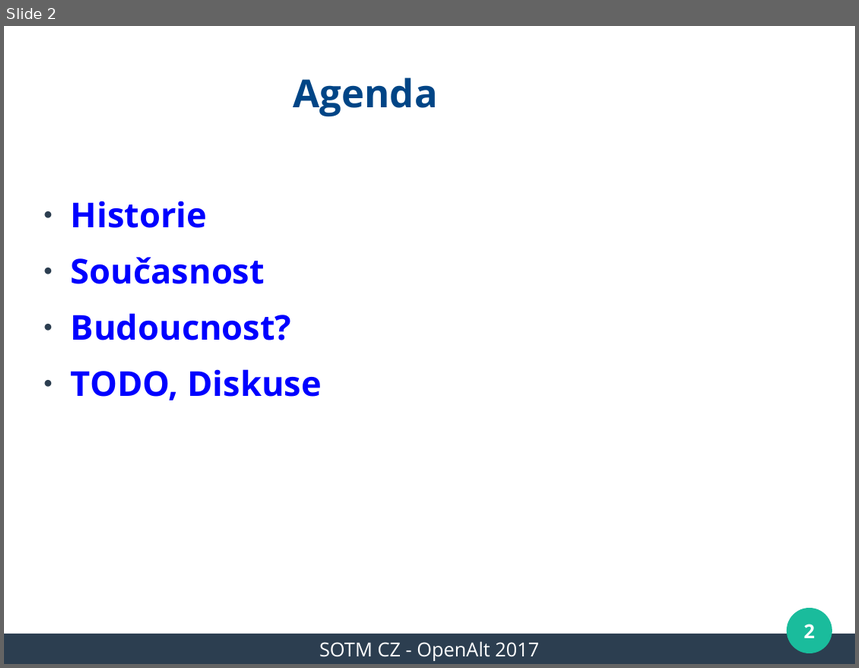
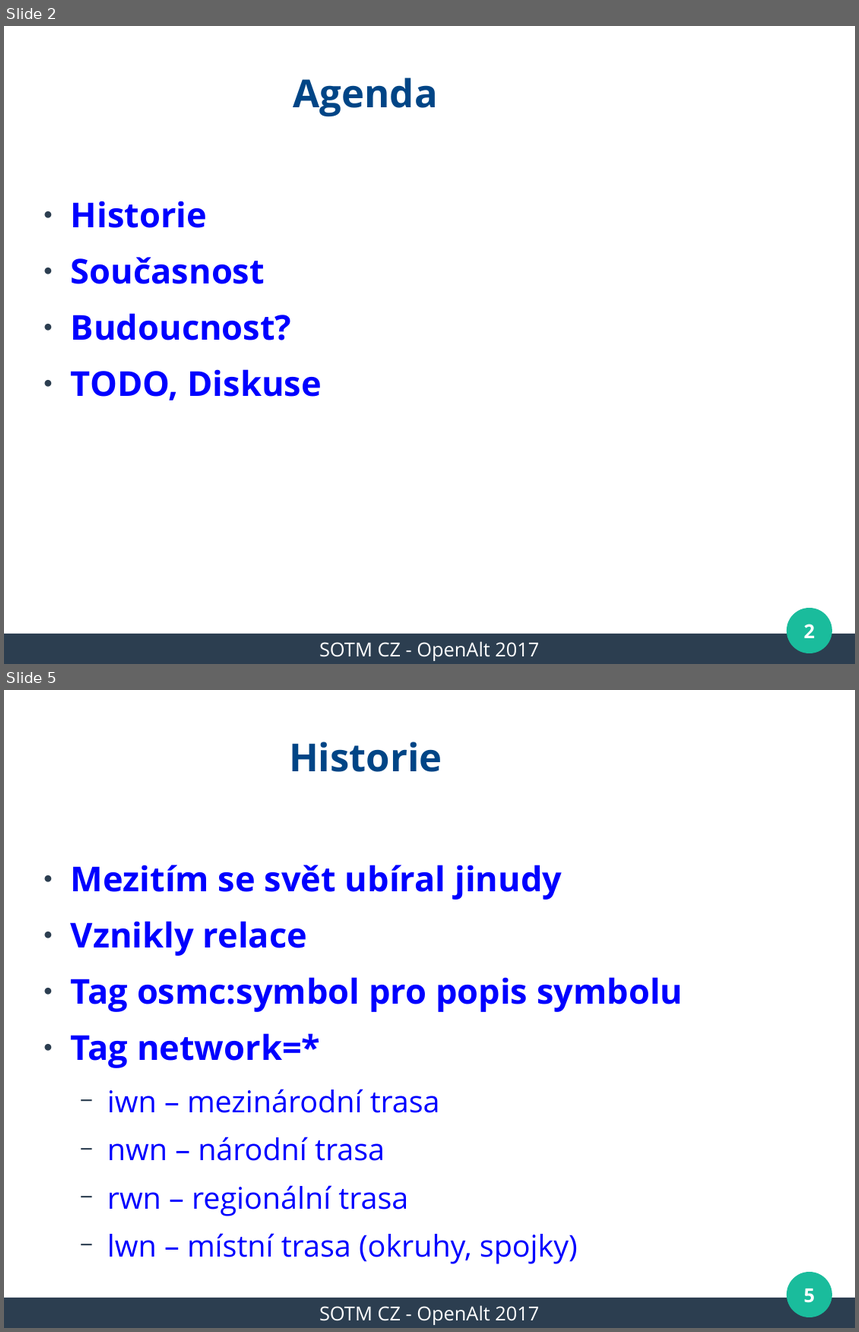
Before and after one commit to mkyral/osm, a slide deck: prezentace/SOTM_CZ_2017/mkyral_kct_barva.odp. Shown one above the other, each under a label of ours: slide 2 before the commit, slides 2 and 5 after it; the slides between them are not shown. The pictures are 859x668 and 859x1332 pixels, drawn with LibreOffice and Linux fonts; fonts in the diff are those of the drawing; background and template pictures are left out. Boxes give left, top, right and bottom in pixels: in the first picture for what was removed or moved away, otherwise in the second. Text is boxed around its words. In the diff, an @@ line names an element or a change of style, - is before the commit and + after.

```diff
--- a/prezentace/SOTM_CZ_2017/mkyral_kct_barva.odp
+++ b/prezentace/SOTM_CZ_2017/mkyral_kct_barva.odp
@@ slide 5 added at <box>4,690,855,1328</box>, background #FFFFFF; not listed: 3 template elements that a slide beside it also shows @@
@@ title added at <box>289,742,443,772</box>, 36 pt, text #004586, bold @@
+Historie
@@ text added at <box>71,865,683,1265</box>, 28 pt, text #0000FF @@
+● Mezitím se svět ubíral jinudy
+● Vznikly relace
+● Tag osmc:symbol pro popis symbolu
+● Tag network=*
+  − iwn – mezinárodní trasa
+  − nwn – národní trasa
+  − rwn – regionální trasa
+  − lwn – místní trasa (okruhy, spojky)
@@ page number added at <box>804,1289,815,1303</box>, 18 pt, text #FFFFFF, bold @@
+5
@@ text added at <box>319,1306,539,1325</box>, 18 pt, text #FFFFFF @@
+SOTM CZ - OpenAlt 2017
```
Also in this commit, not shown: 2 slides changed, 13 other slides added.
